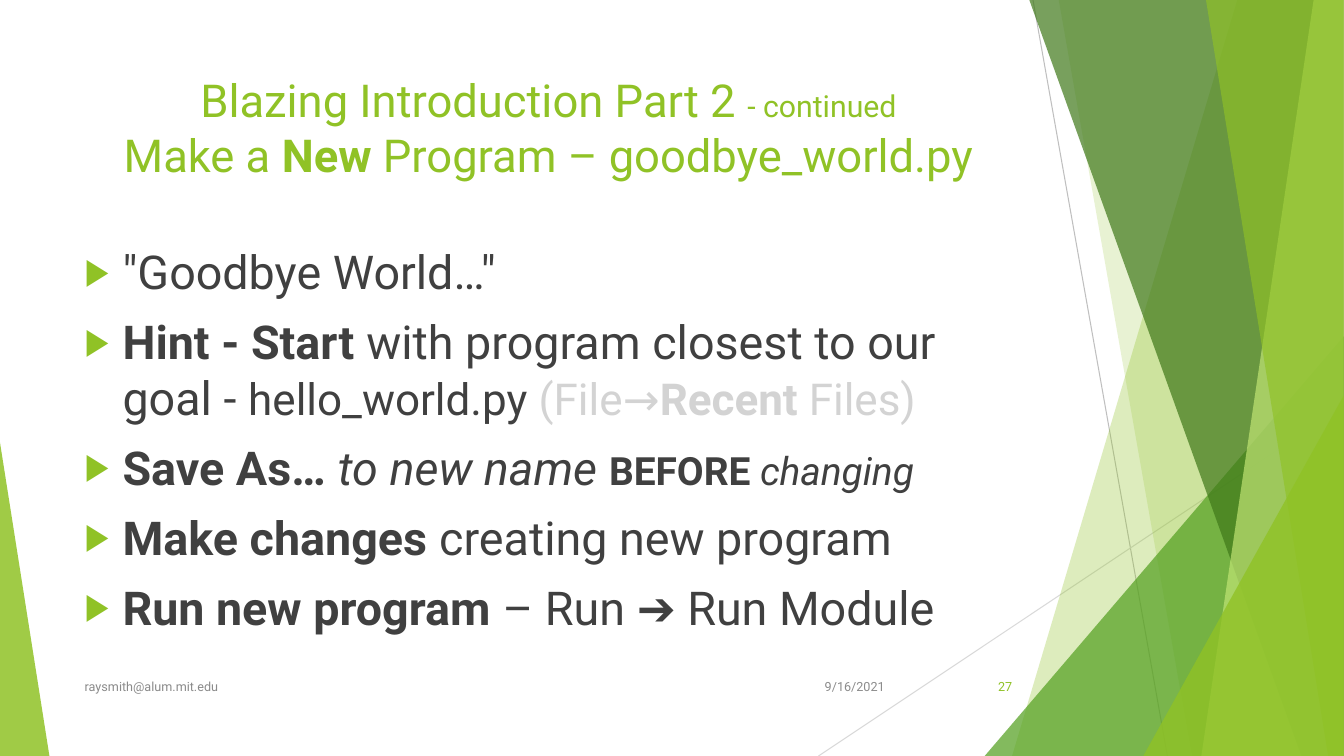
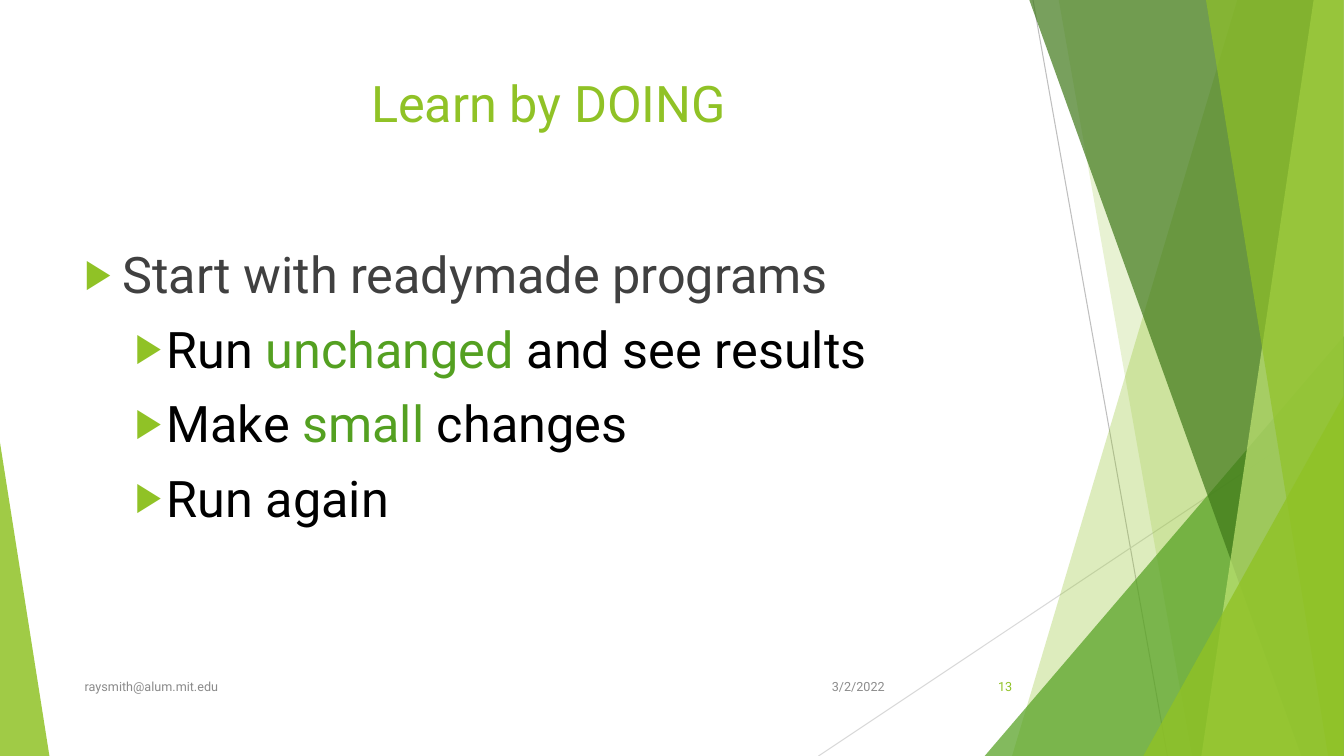
Before and after one commit to raysmith619/Introduction-To-Programming, a slide deck: slide 13 of presentation/Class_1_Introduction/Class_1_Introduction.pptx (slide 27 before the commit). Drawn at 1344x756 pixels with LibreOffice and Linux fonts; fonts in the diff are those of the drawing. Boxes give left, top, right and bottom in pixels: in the first picture for what was removed or moved away, otherwise in the second. Text is boxed around its words. In the diff, an @@ line names an element or a change of style, - is before the commit and + after.

Commit message:
Update with samples
Samples are there to for the students to run, view, change, run, view in hopes that they will experience programming quickly.

```diff
--- a/presentation/Class_1_Introduction/Class_1_Introduction.pptx
+++ b/presentation/Class_1_Introduction/Class_1_Introduction.pptx
@@ title at [371, 84, 726, 133]: text changed; size 32.4 to 36 pt @@
-Blazing Introduction Part 2 - continued
-Make a New Program – goodbye_world.py
+Learn by DOING
@@ text at [123, 255, 867, 528]: text changed; size 33.3 to 36 pt; text colour #404040 to #000000 @@
-▶ "Goodbye World…"
-▶ Hint - Start with program closest to our goal - hello_world.py (File→Recent Files)
-▶ Save As… to new name BEFORE changing
-▶ Make changes creating new program
-▶ Run new program – Run ➔ Run Module
+▶ Start with readymade programs
+  ▶ Run unchanged and see results
+  ▶ Make small changes
+  ▶ Run again
@@ text at [832, 682, 885, 692]: text changed @@
-9/16/2021
+3/2/2022
@@ page number at [998, 682, 1012, 691]: text changed @@
-27
+13
```
Also in this commit, not shown: 25 other slides changed, 14 slides added, 12 slides removed, 48 other files.
